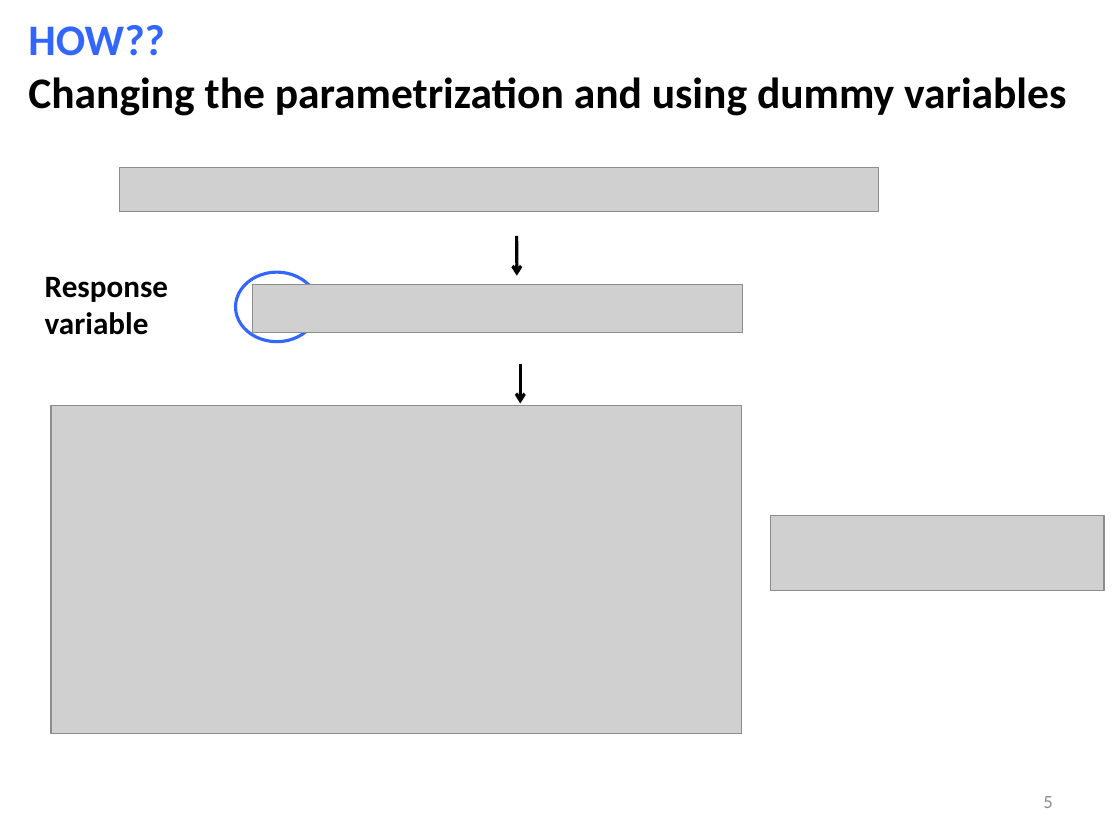
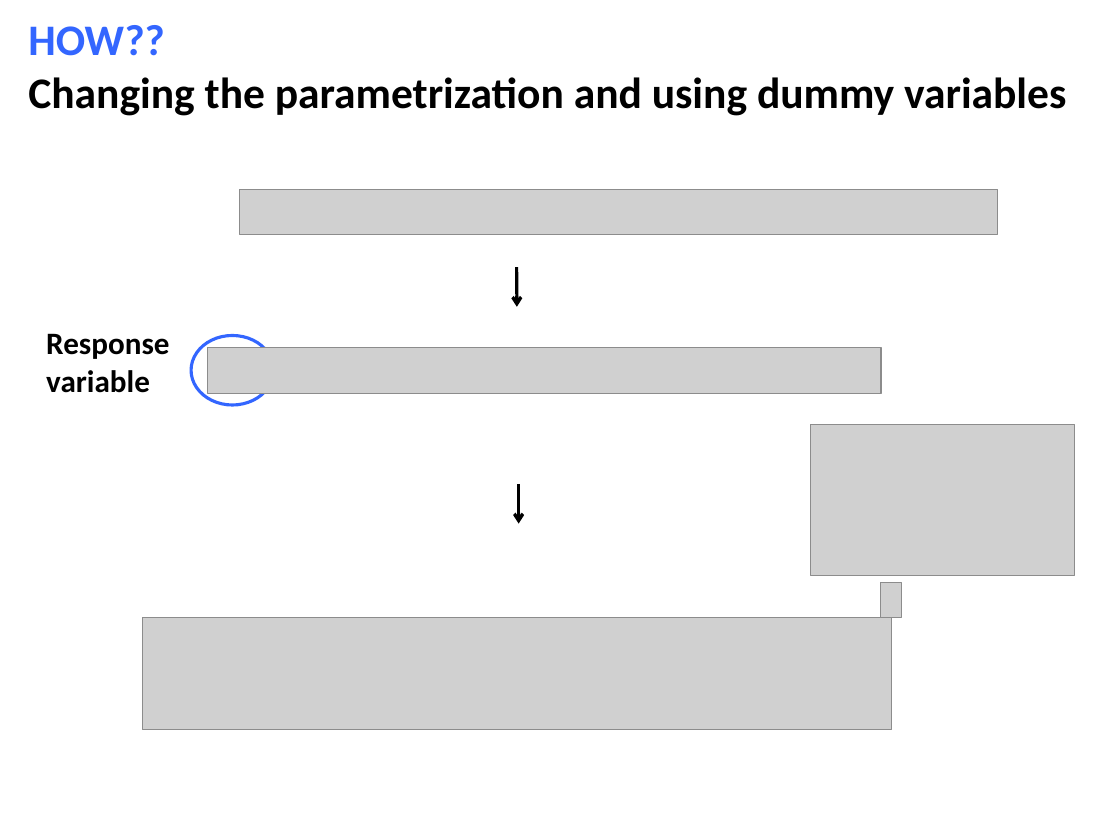
Before and after one commit to gcohenfr/STAT540_RMarkdown_Slides, a slide deck: slide 5 of pics.pptx. Drawn at 1120x840 pixels with LibreOffice and Linux fonts; fonts in the diff are those of the drawing; grey boxes stand for pictures. Boxes give left, top, right and bottom in pixels: in the first picture for what was removed or moved away, otherwise in the second. Text is boxed around its words. In the diff, an @@ line names an element or a change of style, - is before the commit and + after.

```diff
--- a/pics.pptx
+++ b/pics.pptx
@@ picture: place and size @@
-picture at bbox=[120, 167, 878, 212]
+picture at bbox=[240, 189, 998, 234]
@@ arrow moved from (516, 236) - (517, 276) to (516, 268) - (517, 307) @@
@@ picture removed at bbox=[252, 284, 743, 334] @@
@@ text "Response variable": place and size @@
-text "Response variable" at bbox=[45, 276, 168, 335]
+text "Response variable" at bbox=[46, 333, 169, 393]
@@ ellipse: place and size @@
-ellipse at bbox=[235, 272, 318, 342]
+ellipse at bbox=[192, 336, 274, 405]
@@ picture added at bbox=[207, 347, 880, 393] @@
@@ picture removed at bbox=[50, 405, 741, 734] @@
@@ picture added at bbox=[811, 424, 1075, 576] @@
@@ arrow moved from (521, 364) - (521, 403) to (519, 484) - (519, 524) @@
@@ picture removed at bbox=[771, 515, 1104, 590] @@
@@ picture added at bbox=[880, 582, 902, 617] @@
@@ picture added at bbox=[142, 617, 892, 729] @@
@@ page number removed at bbox=[1043, 796, 1052, 808] @@
-5
```
Also in this commit, not shown: 5 slides added, 1 slide removed, 17 other files.
